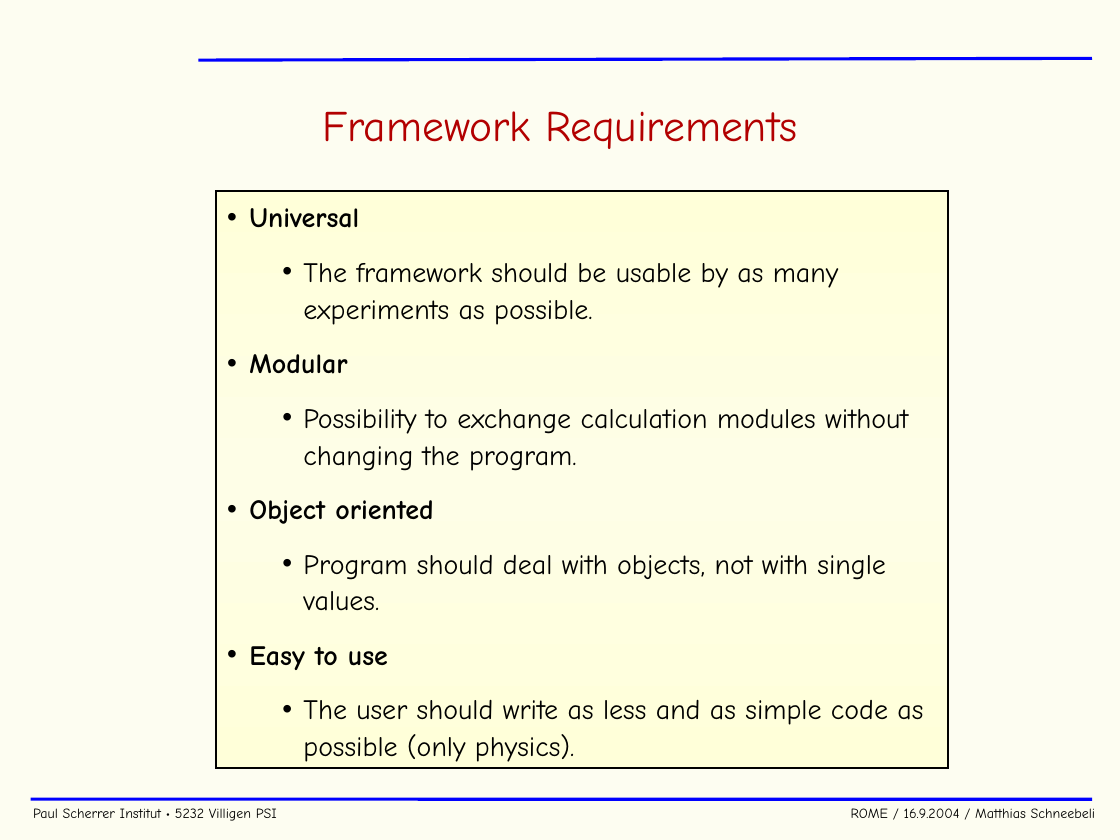
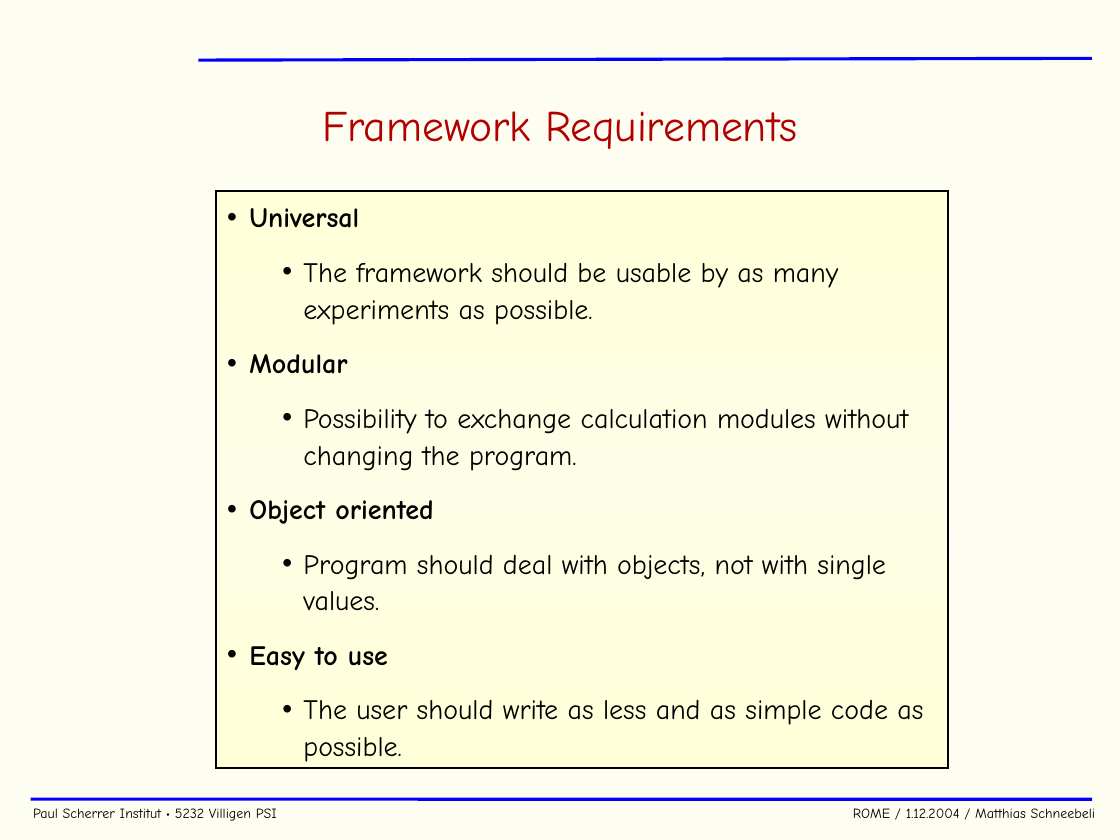
Before and after one commit to cjpl/rome, a slide deck: slide 5 of documentation/ROME.ppt. Drawn at 1120x840 pixels with LibreOffice and Linux fonts; fonts in the diff are those of the drawing; background and template pictures are left out. Boxes give left, top, right and bottom in pixels: in the first picture for what was removed or moved away, otherwise in the second. Text is boxed around its words. In the diff, an @@ line names an element or a change of style, - is before the commit and + after.

```diff
--- a/documentation/ROME.ppt
+++ b/documentation/ROME.ppt
@@ text in rectangle at (303,700,923,762): text changed @@
-  • The user should write as less and as simple code as possible (only physics).
+  • The user should write as less and as simple code as possible.
@@ text at (33,808,1096,821): text changed @@
-Paul Scherrer Institut • 5232 Villigen PSI ROME / 16.9.2004 / Matthias Schneebeli
+Paul Scherrer Institut • 5232 Villigen PSI ROME / 1.12.2004 / Matthias Schneebeli
```
Also in this commit, not shown: 40 other slides changed, 1 slide added, 1 slide removed.
